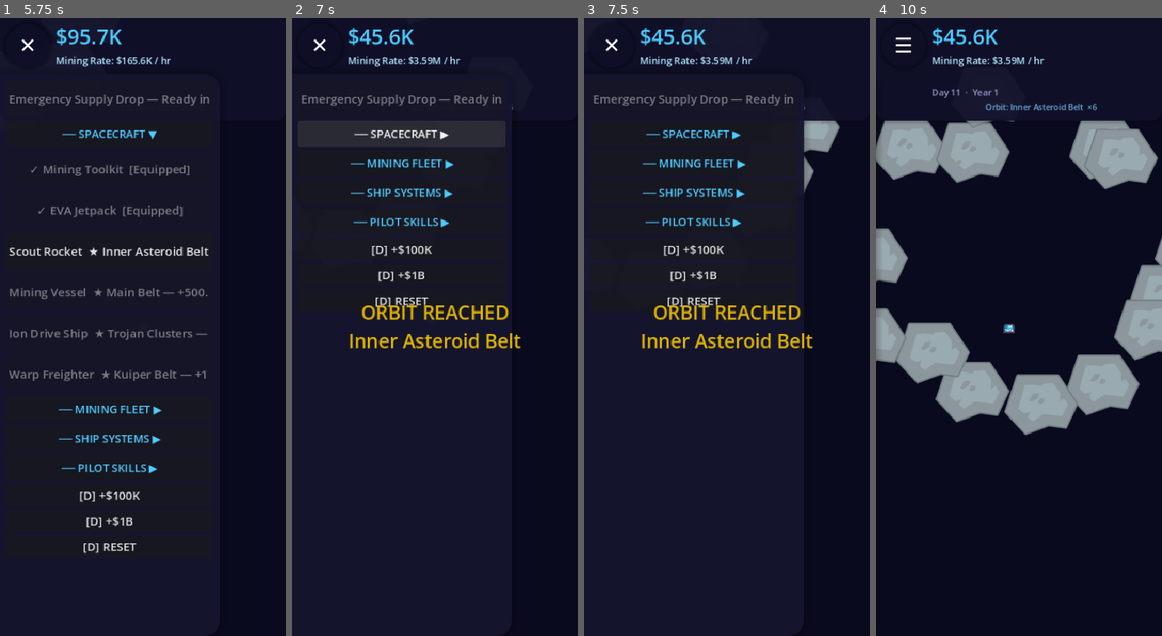
Above: before the commit, frames 1-4 (left to right).
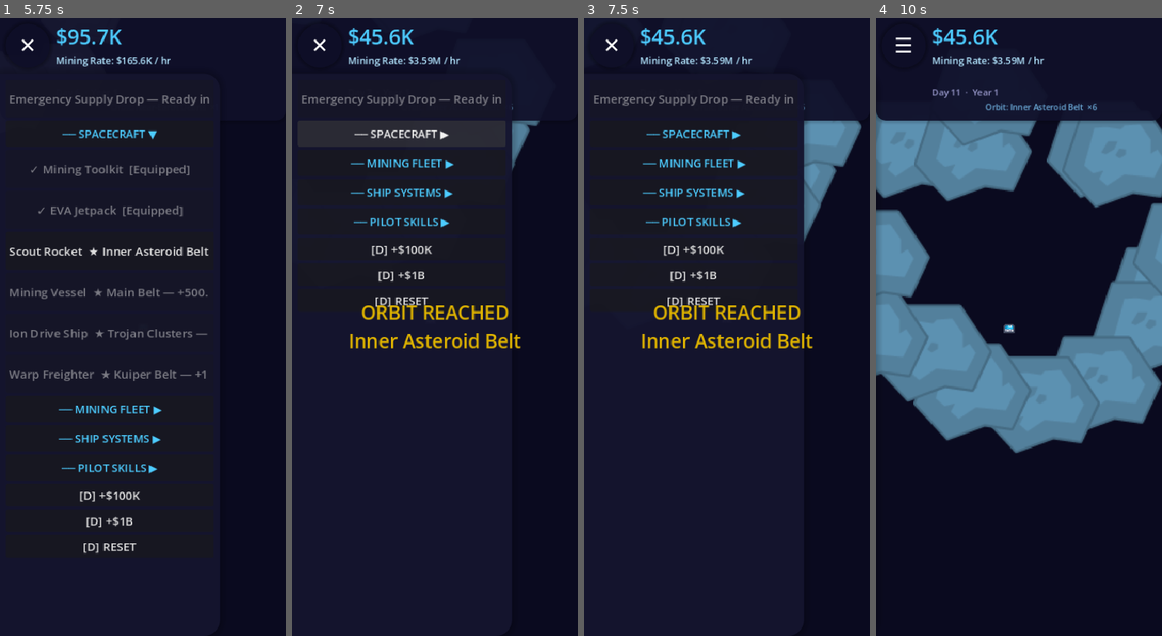
Above: after the commit, the same moments.

Repository: flatbil/Nuthouse-Games
Game: Godot game, scene res://scenes/MainMenu.tscn
The game is run twice, just before and just after one commit, with the same random seed, the same clock (stepped at 60 frames per second) and the same inputs.
Inputs (mouse positions are in pixels of both pictures, inside the frame that each line leads up to):
- Up to frame 1 (5.75 s): click "LAUNCH MISSION" at 0.5 s; click "☰" at 1.25 s; click (143, 327) at 2 s; click "Emergency Supply Drop — Watch…" at 2.75 s; click "── SPACECRAFT ▶" at 3.5 s; click "Mining Toolkit — +10.00/tap —…" at 4.25 s; click "EVA Jetpack — +35.00/tap — $4…" at 5 s
- Up to frame 2 (7 s): click "Scout Rocket ★ Inner Asteroid…" at 5.75 s; click "── SPACECRAFT ▼" at 6.5 s
- Up to frame 3 (7.5 s): move the mouse to (712, 450) at 7.27 s; hold W from 7.28 s (still down); click (712, 450) at 7.42 s
- Up to frame 4 (10 s): move the mouse to (1104, 419) at 8.02 s; click (1104, 419) at 8.17 s; move the mouse to (933, 234) at 8.77 s; release W at 8.78 s; hold A from 8.78 s (still down); click (933, 234) at 8.92 s; move the mouse to (1033, 327) at 9.52 s; click (1033, 327) at 9.67 s

Frame 1 is identical in both runs. In frame 2, 0.3% of the frame differs, in the area x 76-87%, y 16-25%; in frame 3, 2.0%; in frame 4, 32%, in the area x 0-100%, y 15-71%.

Commit message:
game_02: Hungry Shark-style asteroid tier system
Asteroids are now tiered (T1-T5) and require a matching ship tier to mine:
- T1 (white, 3 hits): default space suit
- T2 (blue, 8 hits): Scout Rocket unlocks
- T3 (green, 20 hits): Mining Vessel unlocks
- T4 (gold, 50 hits): Ion Drive Ship unlocks
- T5 (red, 100 hits): Warp Freighter unlocks

Each zone spawns its own asteroid tier. Mining now uses burst rewards
(credits awarded when asteroid breaks) instead of per-tick income.
Reward = effective_tap_value × tier_reward_scale.

Ships bounce off higher-tier asteroids with a red flash +
"UPGRADE SHIP!" toast. GameManager tracks ship_tier, saved implicitly
via track_a_purchased reconstruction on load.

Co-Authored-By: Claude Sonnet 4.6 <noreply@anthropic.com>

Diff:
--- a/game_02/autoloads/EventBus.gd
+++ b/game_02/autoloads/EventBus.gd
@@ -21,3 +21,4 @@
 signal asteroid_depleted(position: Vector2)
 signal zone_changed(zone_index: int)
 signal credits_mined(world_pos: Vector2, amount: float)
+signal mine_blocked(world_pos: Vector2)
--- a/game_02/autoloads/GameManager.gd
+++ b/game_02/autoloads/GameManager.gd
@@ -25,6 +25,7 @@
 var track_d_purchased: Array = []   # bool — one-time mine multipliers
 
 var current_zone: int = 0
+var ship_tier:    int = 1   # increases when spacecraft with higher ship_tier are purchased
 
 
 func _ready() -> void:
@@ -51,6 +52,7 @@
 	track_c_purchased.fill(false)
 	track_d_purchased.fill(false)
 	current_zone = 0
+	ship_tier    = 1
 	EventBus.resource_changed.emit(resources)
 	EventBus.tap_value_changed.emit(tap_value)
 	EventBus.passive_rate_changed.emit(passive_rate)
@@ -121,6 +123,9 @@
 		0:
 			track_a_purchased[index] = true
 			tap_value += float(GameConfig.TRACK_A[index]["tap_bonus"])
+			var new_tier: int = int(GameConfig.TRACK_A[index].get("ship_tier", 1))
+			if new_tier > ship_tier:
+				ship_tier = new_tier
 			var unlocks: int = int(GameConfig.TRACK_A[index].get("unlocks_zone", -1))
 			if unlocks >= 0 and unlocks > current_zone:
 				current_zone = unlocks
@@ -217,11 +222,15 @@
 
 	current_zone = int(data.get("current_zone", 0))
 
-	# Rebuild tap_value from purchased drills
+	# Rebuild tap_value and ship_tier from purchased spacecraft
 	tap_value = 1.0
+	ship_tier = 1
 	for i in range(GameConfig.TRACK_A.size()):
 		if track_a_purchased[i]:
 			tap_value += float(GameConfig.TRACK_A[i]["tap_bonus"])
+			var t: int = int(GameConfig.TRACK_A[i].get("ship_tier", 1))
+			if t > ship_tier:
+				ship_tier = t
 
 	_recalculate_passive_rate()
 
--- a/game_02/config/GameConfig.gd
+++ b/game_02/config/GameConfig.gd
@@ -47,6 +47,22 @@
 const TRACK_B_TITLE := "MINING FLEET"
 const TRACK_C_TITLE := "SHIP SYSTEMS"
 const TRACK_D_TITLE := "PILOT SKILLS"
+
+
+# ── Asteroid Tiers ─────────────────────────────────────────────
+# Matched 1-to-1 with zones (T1 = zone 0, T5 = zone 4).
+# hits:         mine swings needed to break
+# reward_scale: multiplier on get_effective_tap_value() when asteroid breaks
+# sprite_scale: scales the whole asteroid node (visual + collision)
+# color:        modulate tint so tiers look distinct
+
+const ASTEROID_TIERS: Array = [
+	{"tier": 1, "hits":   3, "reward_scale":  1.0, "sprite_scale": 1.0, "color": Color(1.00, 1.00, 1.00)},
+	{"tier": 2, "hits":   8, "reward_scale":  3.0, "sprite_scale": 1.6, "color": Color(0.60, 0.85, 1.00)},
+	{"tier": 3, "hits":  20, "reward_scale":  8.0, "sprite_scale": 2.4, "color": Color(0.50, 1.00, 0.60)},
+	{"tier": 4, "hits":  50, "reward_scale": 20.0, "sprite_scale": 3.2, "color": Color(1.00, 0.85, 0.30)},
+	{"tier": 5, "hits": 100, "reward_scale": 50.0, "sprite_scale": 4.0, "color": Color(1.00, 0.50, 0.50)},
+]
 
 
 # ── Orbital Zones ──────────────────────────────────────────────
@@ -92,6 +108,7 @@
 		"description":  "Better tools for your suit. Mine +10 credits.",
 		"cost":         350.0,
 		"tap_bonus":    10.0,
+		"ship_tier":    1,
 		"unlocks_zone": -1,
 	},
 	{
@@ -99,34 +116,39 @@
 		"description":  "Boost mobility in zero-g. Mine +35 credits.",
 		"cost":         4_000.0,
 		"tap_bonus":    35.0,
+		"ship_tier":    1,
 		"unlocks_zone": -1,
 	},
 	{
 		"name":         "Scout Rocket",
-		"description":  "Your first real ship. Reach the Inner Belt! Mine +120 credits.",
+		"description":  "Your first real ship. Reach the Inner Belt!",
 		"cost":         50_000.0,
 		"tap_bonus":    120.0,
+		"ship_tier":    2,
 		"unlocks_zone": 1,
 	},
 	{
 		"name":         "Mining Vessel",
-		"description":  "Pressurised hull, drill array. Reach the Main Belt! Mine +500 credits.",
+		"description":  "Pressurised hull, drill array. Reach the Main Belt!",
 		"cost":         600_000.0,
 		"tap_bonus":    500.0,
+		"ship_tier":    3,
 		"unlocks_zone": 2,
 	},
 	{
 		"name":         "Ion Drive Ship",
-		"description":  "High-efficiency drive. Reach the Trojan Clusters! Mine +2,000 credits.",
+		"description":  "High-efficiency drive. Reach the Trojan Clusters!",
 		"cost":         7_000_000.0,
 		"tap_bonus":    2_000.0,
+		"ship_tier":    4,
 		"unlocks_zone": 3,
 	},
 	{
 		"name":         "Warp Freighter",
-		"description":  "Fold space, unlimited range. Reach the Kuiper Belt! Mine +10,000 credits.",
+		"description":  "Fold space, unlimited range. Reach the Kuiper Belt!",
 		"cost":         80_000_000.0,
 		"tap_bonus":    10_000.0,
+		"ship_tier":    5,
 		"unlocks_zone": 4,
 	},
 ]
--- a/game_02/scenes/Asteroid.gd
+++ b/game_02/scenes/Asteroid.gd
@@ -3,25 +3,26 @@
 # -------------------------------------------------------
 # Asteroid — a mineable resource node.
 #
-# Sprite setup (assign in editor after importing Kenney pack):
+# Tiers (1–5) are set by the spawner via the `tier` export
+# before add_child(), so _ready() can configure visuals,
+# collision scale, and HP automatically.
+#
+# Sprite setup (assign in editor after importing sprites):
 #   $Sprite → AnimatedSprite2D
-#   Animations to create in SpriteFrames:
-#     "idle"  — slowly rotating rock (4-8 frames, 6 fps)
-#     "hit"   — flash/shake on damage (2-3 frames, 12 fps)
-#     "break" — shattering explosion  (4-6 frames, 10 fps, no loop)
+#   Animations: "idle" (loop), "hit" (no loop), "break" (no loop)
 #
 # Collision setup:
 #   $Shape → CollisionShape2D with CircleShape2D
-#   Adjust radius to match your sprite (typically 20-32px).
-#
-# Export vars let you tune per-asteroid in the editor or spawner.
+#   Base radius ~20px for T1; scales up with sprite_scale.
 # -------------------------------------------------------
 
-@export var max_health:    float = 20.0
-@export var respawn_delay: float = 10.0
+@export var tier:          int   = 1
+@export var respawn_delay: float = 8.0
 
-var health:       float = 0.0
+var _max_hits:    int   = 0
+var _hits_taken:  int   = 0
 var _is_depleted: bool  = false
+var _reward_scale: float = 1.0
 
 @onready var sprite: AnimatedSprite2D = $Sprite
 @onready var shape:  CollisionShape2D = $Shape
@@ -29,20 +30,44 @@
 
 func _ready() -> void:
 	add_to_group("asteroids")
-	health = max_health
+	_apply_tier(tier)
 	_play_if_exists("idle")
 	if is_instance_valid(sprite):
 		sprite.animation_finished.connect(_on_animation_finished)
 
 
+# Called by the spawner or directly before add_child to configure the tier.
+func _apply_tier(t: int) -> void:
+	tier = clamp(t, 1, GameConfig.ASTEROID_TIERS.size())
+	var data: Dictionary = GameConfig.ASTEROID_TIERS[tier - 1]
+	_max_hits     = int(data["hits"])
+	_reward_scale = float(data["reward_scale"])
+	var s: float  = float(data["sprite_scale"])
+	scale         = Vector2(s, s)
+	modulate      = data["color"]
+	_hits_taken   = 0
+
+
+# Returns true if this asteroid's tier is within the ship's mining capability.
+func can_be_mined_by(ship_tier: int) -> bool:
+	return ship_tier >= tier
+
+
 # Called by Player each mine swing.
-func take_damage(amount: float) -> void:
+func take_damage(_amount: float) -> void:
 	if _is_depleted:
 		return
-	health -= amount
+	_hits_taken += 1
 	_play_if_exists("hit")
-	if health <= 0.0:
+	if _hits_taken >= _max_hits:
 		_deplete()
+
+
+# Called when player tries to mine but ship tier is too low.
+func show_blocked() -> void:
+	var tween := create_tween()
+	tween.tween_property(self, "modulate", Color.RED, 0.08)
+	tween.tween_property(self, "modulate", GameConfig.ASTEROID_TIERS[tier - 1]["color"], 0.25)
 
 
 # -------------------------------------------------------
@@ -51,11 +76,16 @@
 
 func _deplete() -> void:
 	_is_depleted = true
-	shape.set_deferred("disabled", true)   # safe to disable mid-physics step
-	_play_if_exists("break")
+	shape.set_deferred("disabled", true)
+
+	# Award credits — burst reward based on tier and current ship/zone strength.
+	var reward: float = GameManager.get_effective_tap_value() * _reward_scale
+	GameManager.add_resources(reward)
+	EventBus.credits_mined.emit(global_position, reward)
 	EventBus.asteroid_depleted.emit(global_position)
 
-	# Wait for break animation, then hide
+	_play_if_exists("break")
+
 	if is_instance_valid(sprite) and sprite.sprite_frames \
 			and sprite.sprite_frames.has_animation("break"):
 		await sprite.animation_finished
@@ -67,7 +97,7 @@
 
 func _respawn() -> void:
 	_is_depleted = false
-	health       = max_health
+	_hits_taken  = 0
 	visible      = true
 	shape.disabled = false
 	_play_if_exists("idle")
--- a/game_02/scenes/Game.gd
+++ b/game_02/scenes/Game.gd
@@ -56,6 +56,7 @@
 	EventBus.offline_income_collected.connect(_on_offline_income)
 	EventBus.game_ended.connect(_on_game_ended)
 	EventBus.credits_mined.connect(_on_credits_mined)
+	EventBus.mine_blocked.connect(_on_mine_blocked)
 	AdManager.loan_rewarded.connect(_on_loan_rewarded)
 	EventBus.zone_changed.connect(_on_zone_changed)
 
@@ -188,6 +189,23 @@
 	lbl.queue_free()
 
 
+func _on_mine_blocked(world_pos: Vector2) -> void:
+	var screen_pos := get_viewport().get_canvas_transform() * world_pos
+	var lbl := Label.new()
+	lbl.text = "UPGRADE SHIP!"
+	lbl.add_theme_font_size_override("font_size", 18)
+	lbl.add_theme_color_override("font_color", Color(1.0, 0.35, 0.2, 1.0))
+	lbl.position     = screen_pos - Vector2(60.0, 32.0)
+	lbl.mouse_filter = Control.MOUSE_FILTER_IGNORE
+	$HUD.add_child(lbl)
+	var tween := create_tween()
+	tween.set_parallel(true)
+	tween.tween_property(lbl, "position:y", screen_pos.y - 90.0, 0.9).set_ease(Tween.EASE_OUT).set_trans(Tween.TRANS_QUAD)
+	tween.tween_property(lbl, "modulate:a", 0.0, 0.5).set_delay(0.4)
+	await tween.finished
+	lbl.queue_free()
+
+
 func _on_credits_mined(world_pos: Vector2, amount: float) -> void:
 	var screen_pos := get_viewport().get_canvas_transform() * world_pos
 	var lbl := Label.new()
@@ -229,9 +247,12 @@
 func _spawn_asteroids() -> void:
 	for child in asteroid_field.get_children():
 		child.queue_free()
-	var zone: Dictionary = GameConfig.ZONES[GameManager.current_zone]
+	var zone_idx: int    = GameManager.current_zone
+	var zone: Dictionary = GameConfig.ZONES[zone_idx]
+	var t: int           = zone_idx + 1   # zone 0 → T1, zone 4 → T5
 	for i in range(ASTEROID_COUNT):
 		var asteroid := ASTEROID_SCENE.instantiate()
+		asteroid.tier = t   # set before _ready() runs
 		var angle    := (TAU / float(ASTEROID_COUNT)) * float(i) + randf() * 0.4
 		var dist     := randf_range(float(zone["radius_min"]), float(zone["radius_max"]))
 		asteroid.position = Vector2(cos(angle), sin(angle)) * dist
--- a/game_02/scenes/Player.gd
+++ b/game_02/scenes/Player.gd
@@ -89,13 +89,16 @@
 		_mine_timer = 0.0
 		return
 
+	# Block mining if ship tier is too low for this asteroid
+	if current_asteroid.has_method("can_be_mined_by") \
+			and not current_asteroid.can_be_mined_by(GameManager.ship_tier):
+		return
+
 	# Stop moving while mining — feel attached to the rock
 	if not _is_moving:
 		_mine_timer += delta
 		if _mine_timer >= MINE_INTERVAL:
 			_mine_timer = 0.0
-			GameManager.tap()
-			EventBus.credits_mined.emit(global_position, GameManager.get_effective_tap_value())
 			if current_asteroid.has_method("take_damage"):
 				current_asteroid.take_damage(1.0)
 
@@ -128,6 +131,11 @@
 	# Only latch on to one asteroid at a time
 	if body != self and current_asteroid == null and body is StaticBody2D:
 		current_asteroid = body as StaticBody2D
+		# Immediately signal and show visual if this asteroid is too tough
+		if current_asteroid.has_method("can_be_mined_by") \
+				and not current_asteroid.can_be_mined_by(GameManager.ship_tier):
+			current_asteroid.show_blocked()
+			EventBus.mine_blocked.emit(global_position)
 
 
 func _on_mine_area_body_exited(body: Node) -> void:
